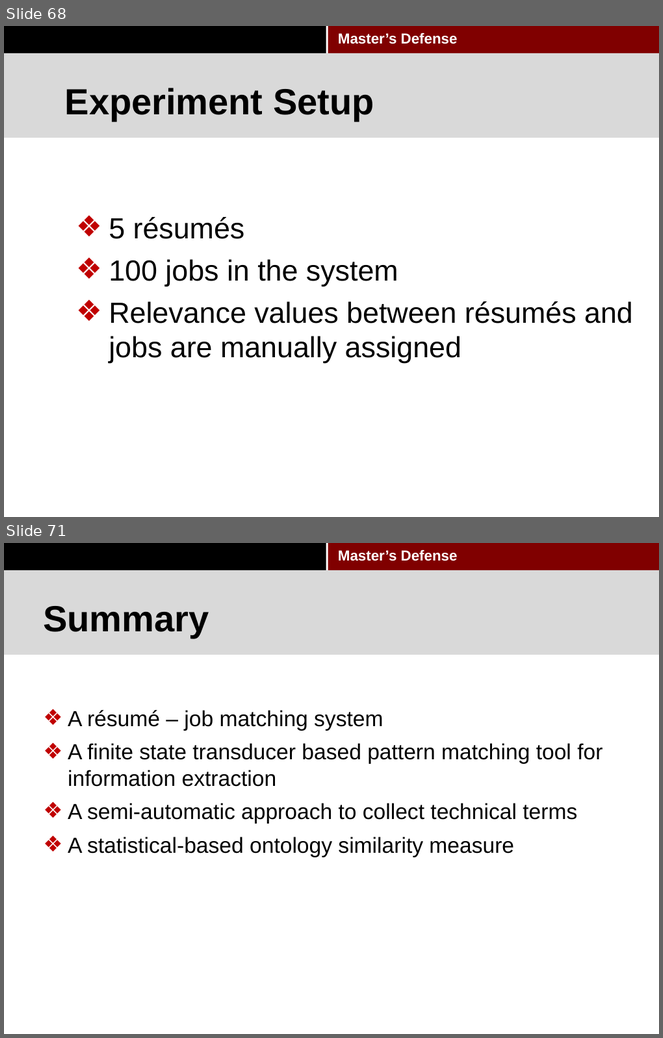
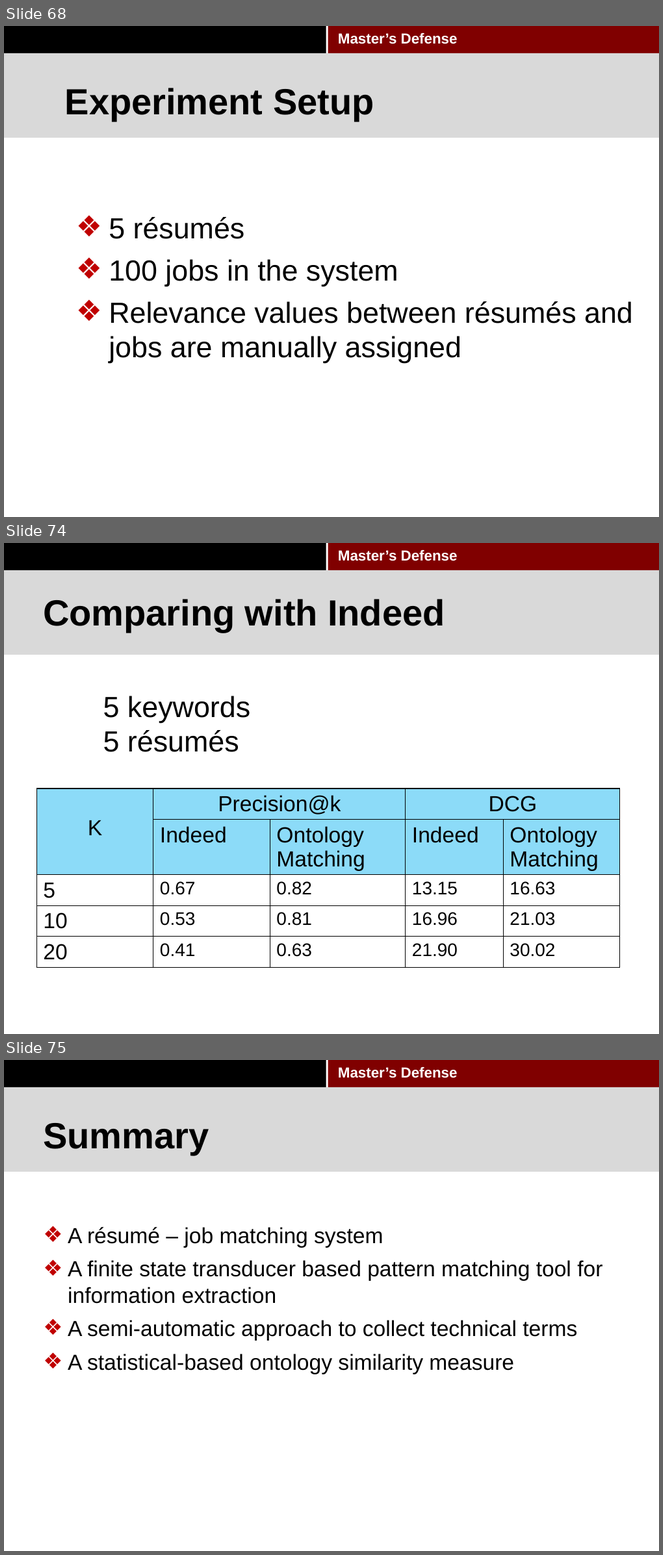
Before and after one commit to pkushiqiang/thesis, a slide deck: media/Master's thesis-2.pptx. Shown one above the other, each under a label of ours: slides 68 and 71 before the commit, slides 68, 74 and 75 after it; the slides between them are not shown. The pictures are 663x1038 and 663x1555 pixels, drawn with LibreOffice and Linux fonts; fonts in the diff are those of the drawing; background and template pictures are left out. Boxes give left, top, right and bottom in pixels: in the first picture for what was removed or moved away, otherwise in the second. Text is boxed around its words. In the diff, an @@ line names an element or a change of style, - is before the commit and + after.

```diff
--- a/media/Master's thesis-2.pptx
+++ b/media/Master's thesis-2.pptx
@@ slide 74 added at (x1=4, y1=543, x2=659, y2=1034), background #FFFFFF; not listed: 4 template elements that a slide beside it also shows @@
@@ title added at (x1=43, y1=599, x2=445, y2=632), 40 pt, text #000000, bold @@
+Comparing with Indeed
@@ text added at (x1=103, y1=696, x2=250, y2=752), 32 pt, text #000000 @@
+5 keywords
+5 résumés
@@ table added at (x1=36, y1=789, x2=620, y2=979), 5 rows, 5 columns @@
+K | Precision@k |  | DCG | 
+ | Indeed | Ontology Matching | Indeed | Ontology Matching
+5 | 0.67 | 0.82 | 13.15 | 16.63
+10 | 0.53 | 0.81 | 16.96 | 21.03
+20 | 0.41 | 0.63 | 21.90 | 30.02
@@ what was slide 71 is now slide 75 @@
```
Also in this commit, not shown: 7 slides changed, 3 other slides added.
